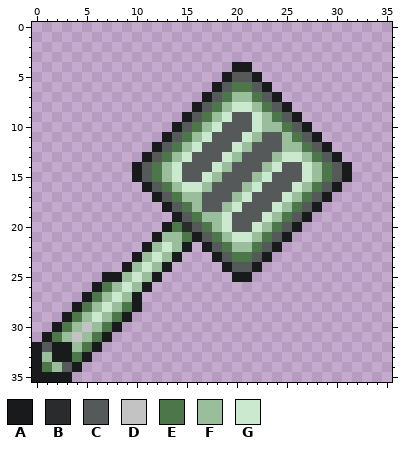
Two versions of one pixel-art sprite, Items/TungstenSpatula.png. Above is the file before it was changed.
The file is 36x36 pixels.
Palette (. is transparent): A #191a1b  B #2a2b2c  C #56595a  D #c3c3c3  E #4d764a  F #9abe9b  G #cae9cf
Pixels before, first column x 0:
 4 ....................AA..........
 5 ...................ACCA.........
 6 ..................ACEECA........
 7 .................ACEFFECA.......
 8 ................ACEFGGFECA......
 9 ...............ACEFGCCGFECA.....
10 ..............ACEFGCCCGFFECA....
11 .............ACEFGCCCGFCCFECA...
12 ............ACEFGCCCGFCCCFFECA..
13 ...........ACEFGCCCGFCCCFGGFECA.
14 ..........ACEFGCCCGFCCCFGCCGFECA
15 ..........ACEFGCCGFCCCFGCCCGFECA
16 ...........ACEFGGFCCCFGCCCGFECA.
17 ............ACEFFCCCFGCCCGFECA..
18 .............ACEFCCFGCCCGFECA...
19 ..............ACEFFGCCCGFECA....
20 .............AEBCEFGCCGFECA.....
21 ............AFFEACEFGGFECA......
22 ...........AFGFA.ACEFFECA.......
23 ..........AFGFA...ACEECA........
24 .........AFGFA.....ACCA.........
25 .......AAFGFA.......AA..........
26 ......AEFGFA....................
27 .....AEFGFA.....................
28 ....AEFGFEA.....................
29 ...AEFGFEA......................
30 ..AEFDFEA.......................
31 .AEFDFEA........................
32 ACAAFEA.........................
33 AFAAEA..........................
34 AEFCA...........................
35 AAAA............................
Now the later version:
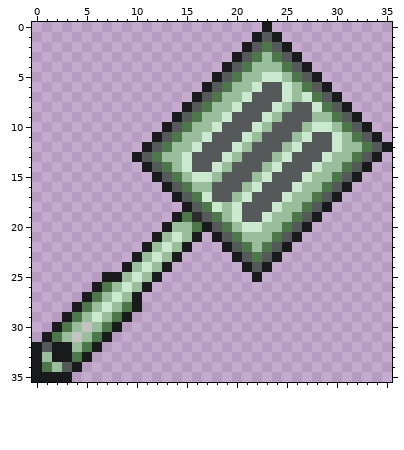
Commit: Add the est of the early hardmore spatulas
Changes in this commit:
Changed rows in their new state; - is an unchanged pixel.
first column x 10:
 0 -------------A------------
 1 ------------ACA-----------
 2 -----------ACECA----------
 3 ----------ACEFECA---------
 4 ---------ACEFFFECA--------
 5 --------ACEFFGGFECA-------
 6 -------ACEFFGCCGFECA------
 7 ------ACEF-GC-CGFGECA-----
 8 -----ACEF--CCCGFCCGECA----
 9 ----ACEF----CGF-CCFFECA---
10 ---ACEF-------CC-FGGFECA--
11 --ACEF---------CFGCCGFECA-
12 -ACEF-----------GC-CGFFECA
13 ACEF------------CCCGFFECA-
14 .ACEFG-----------CGFFECA--
15 ..ACEFG------------FECA---
16 -..ACEF-----------FECA----
17 --..ACEG---------FECA-----
18 ---..ACEG-------FECA------
19 -----EBCEFG----FECA-------
20 ----FFEACEFG--FECA--------
21 ----GF-.ACEF-FECA---------
22 -------..ACEFECA----------
23 --------..ACECA-----------
24 ---------..ACA------------
25 ----------..A-------------
